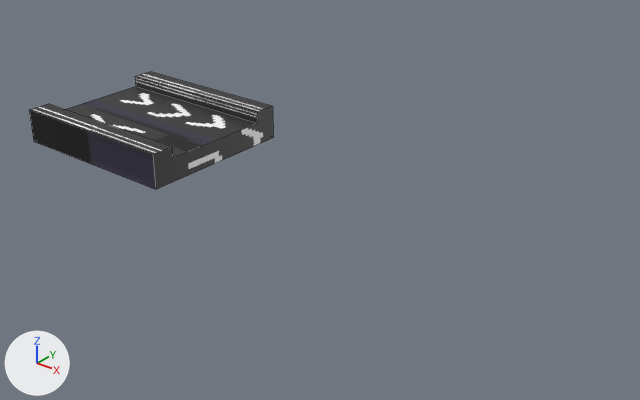
A saved change to the Blender file resources/belt.blend.
Camera for both pictures: a 50 mm lens placed at (3.61, -3.03, 1.36), pointed at (1.14, 0.05, -0.55). Lighting does not change. The marker at lower left points along +X, +Y and +Z. Mesh edges are drawn as thin lines.
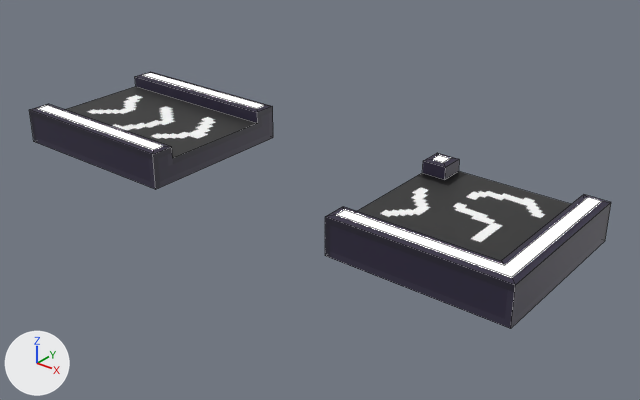
Pixel boxes [x1, y1, x2, y2] of what changed, in the pictures (640 x 400 px):
```json
{"object": "Cube.001", "change": "added", "after": [325, 153, 611, 329], "faces in mat_material_003 (picture img_belttexture_png_001)": [325, 153, 611, 329], "faces in mat_material_002 (white #e7e7e7)": [336, 155, 601, 277]}
{"part": 1, "of": "me_cube", "change": "built on", "before": [30, 72, 272, 154], "after": [30, 72, 272, 154]}
{"part": 2, "of": "me_cube", "change": "surface changed", "before": [29, 77, 273, 188], "after": [29, 77, 273, 188]}
```

Scene script edits in JSON lines:
```json
{"op": "add", "block": "img_belttexture_png_001", "code": ["img_belttexture_png_001 = load_image('beltTexture.png.001', 'beltTexture.png', 64, 38, 'sRGB')"]}
{"op": "add", "block": "mat_material_001", "code": ["mat_material_001 = principled_material('Material.001')", "mat_material_001.base_color = (0.8, 0.8, 0.8)  # white #e7e7e7", "mat_material_001.emission_strength = 10.0"]}
{"op": "add", "block": "mat_material_003", "code": ["mat_material_003 = principled_material('Material.003')", "mat_material_003.texture = img_belttexture_png_001"]}
{"op": "add", "block": "mat_material_002", "code": ["mat_material_002 = principled_material('Material.002')", "mat_material_002.base_color = (0.8, 0.8, 0.8)  # white #e7e7e7", "mat_material_002.emission_strength = 10.0"]}
{"block": "me_cube", "where": "# used by ob_cube; location = (0.0, 0.0, 0.0)"}
{"op": "remove", "block": "me_cube", "code": "me_cube.from_pydata(...)  # 16 vertices, 10 faces; spans x -0.5..0.5, y -0.438..0.438, z -0.5..-0.313"}
{"op": "add", "block": "me_cube", "code": "me_cube.from_pydata(...)  # 24 vertices, 18 faces; spans x -0.5..0.5, y -0.438..0.438, z -0.5..-0.306"}
{"block": "me_cube", "change": "me_cube part 1"}
{"block": "me_cube", "change": "2 faces are deleted"}
{"block": "me_cube", "change": "8 vertices are added at x -0.469..0.469, y -0.406..0.406, z -0.306"}
{"block": "me_cube", "change": "2 new faces join them, mat_material_001 (white #e7e7e7)"}
{"block": "me_cube", "change": "8 new faces join them, mat_material (picture img_belttexture_png)"}
{"block": "me_cube", "change": "me_cube part 2: 8 kept faces spanning x -0.5..0.5, y -0.438..0.438, z -0.5..-0.313 get new texture (UV) coordinates"}
{"op": "add", "block": "me_cube", "code": "me_cube.materials.append(mat_material_001)  # white #e7e7e7"}
{"op": "add", "block": "me_cube_001", "code": ["me_cube_001 = bpy.data.meshes.new('Cube.001')", "me_cube_001.from_pydata(...)  # 30 vertices, 22 faces; spans x -0.438..0.438, y -0.438..0.438, z -0.5..-0.306", "# faces by material slot: [20, 2]", "me_cube_001.materials.append(mat_material_003)  # picture img_belttexture_png_001", "me_cube_001.materials.append(mat_material_002)  # white #e7e7e7"]}
{"op": "add", "block": "ob_cube_001", "code": ["ob_cube_001 = bpy.data.objects.new('Cube.001', me_cube_001)", "ob_cube_001.location = (2.0, 0.0, 0.0)"]}
```
